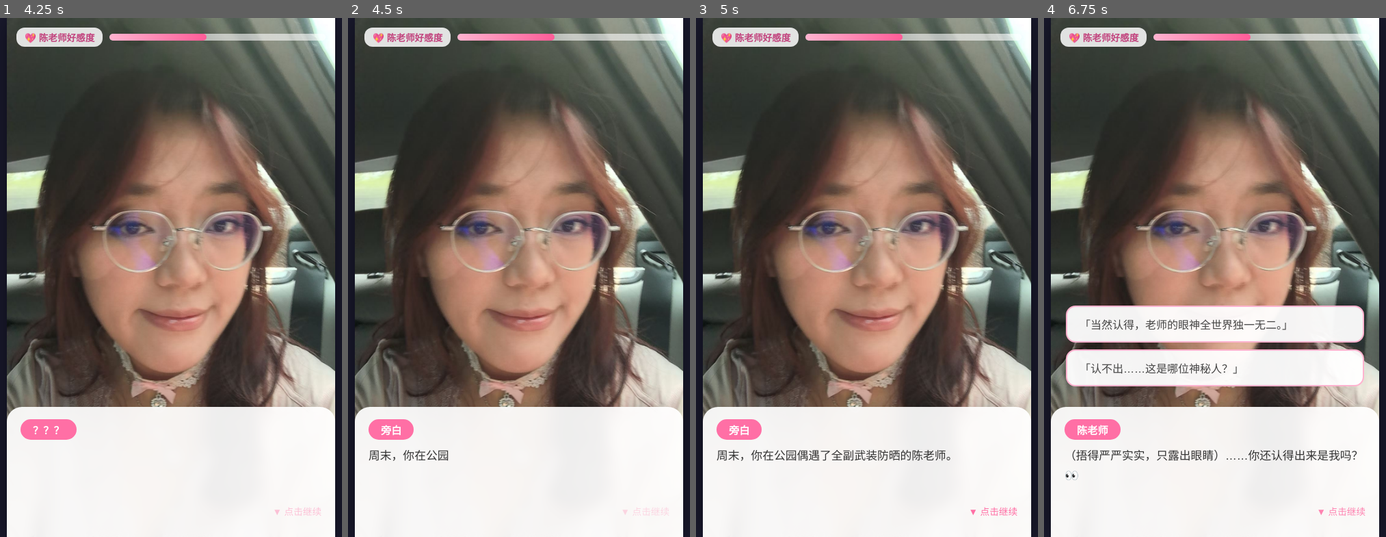
Above: before the commit, frames 1-4 (left to right).
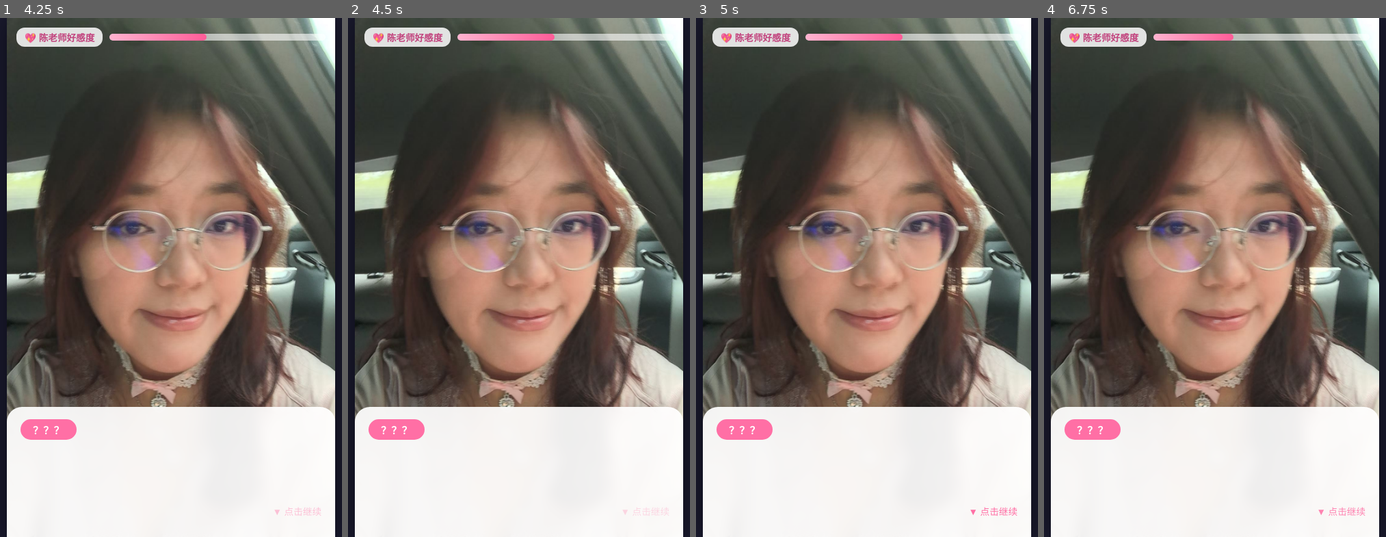
Above: after the commit, the same moments.

Repository: physicsa598-maker/Play
Page: browser page index.html
Two runs of this page, one before a commit and one after it. Both use one fixed random seed, a clock stepped at 60 frames per second and the inputs below.
Inputs (mouse positions are in pixels of both pictures, inside the frame that each line leads up to):
- Up to frame 1 (4.25 s): click "▶ 开始游戏" at 0.27 s; click (171, 469) at 1.27 s; click (171, 469) at 1.87 s; click "「老师今天真好看，能坐你旁边吗？」" at 2.47 s; click (171, 469) at 3.07 s; click "「老师，你这是什么鬼哈哈哈」" at 3.67 s
- Up to frame 2 (4.5 s): click (519, 469) at 4.27 s
- Up to frame 3 (5 s): click (867, 469) at 4.87 s
- Up to frame 4 (6.75 s): click (1215, 469) at 5.47 s; click (1215, 365) at 6.07 s, where only the run after the commit has a clickable "「认不出……这是哪位神秘人？」"; click (1215, 469) at 6.67 s

Frame 1 is identical in both runs. In frame 2, 0.4% of the frame differs, in the area x 6-30%, y 77-86%; in frame 3, 0.9%; in frame 4, 13%, in the area x 6-94%, y 3-90%.
Error in both runs: TypeError: Cannot read properties of undefined (reading 'img')

Commit message:
Update index.html

Diff:
--- a/index.html
+++ b/index.html
@@ -97,8 +97,8 @@
 <body>
 <div id="stage">
   <div id="scene">
-    <img id="sceneImg" src="chen_car.jpg" alt="">
-    <video id="sceneVideo" src="chen_mask.mp4" muted loop playsinline></video>
+    <img id="sceneImg" src="./chen_car.jpg" alt="">
+    <video id="sceneVideo" src="./chen_mask.mp4" muted loop playsinline></video>
   </div>
 
   <div id="affection"><span class="label">💖 陈老师好感度</span><div id="barOuter"><div id="barInner"></div></div></div>
@@ -108,7 +108,7 @@
   <div id="titleScreen">
     <h1>💗 心动攻略计划 💗</h1>
     <p>目标人物：陈老师 —— 甜度超标预警！</p>
-    <img src="chen_bday.jpg" alt="陈老师">
+    <img src="./chen_bday.jpg" alt="陈老师">
     <button class="btn btn-primary" onclick="startGame()">▶ 开始游戏</button>
     <button class="btn btn-ghost" onclick="alert('很简单！\\n阅读对话 → 做出选择 → 提升陈老师好感度\\n好感度决定结局哦～')">📖 玩法说明</button>
   </div>
@@ -132,10 +132,10 @@
 
 <script>
 const scenes = {
-  car:    { img:"chen_car.jpg" },
-  hat:    { img:"chen_hat.jpg" },
-  mask:   { video:true },
-  bday:   { img:"chen_bday.jpg" },
+  car:    { img:"./chen_car.jpg" },
+  hat:    { img:"./chen_hat.jpg" },
+  mask:   { img:"./chen_hat.jpg" }, /* 已将视频替换为图片，防止手机不兼容 */
+  bday:   { img:"./chen_bday.jpg" },
 };
 
 // 剧情脚本: {s:场景, w:说话人, t:台词} 或 {choice:[{t,delta,go}]}
@@ -270,7 +270,7 @@
   const txt = document.getElementById('endingText');
   let good = aff >= 75;
   let mid = aff >= 50 && aff < 75;
-  img.src = good ? 'chen_bday.jpg' : mid ? 'chen_car.jpg' : 'chen_hat.jpg';
+  img.src = good ? './chen_bday.jpg' : mid ? './chen_car.jpg' : './chen_hat.jpg';
   title.textContent = good ? '💍 完美结局：心动达成！' : mid ? '💐 普通结局：温柔的朋友' : '😅 失败结局：路人甲';
   txt.textContent = good
     ? `最终好感度 ${aff} 分！陈老师红着脸牵起了你的手：「其实，我也注意你很久啦。」`
